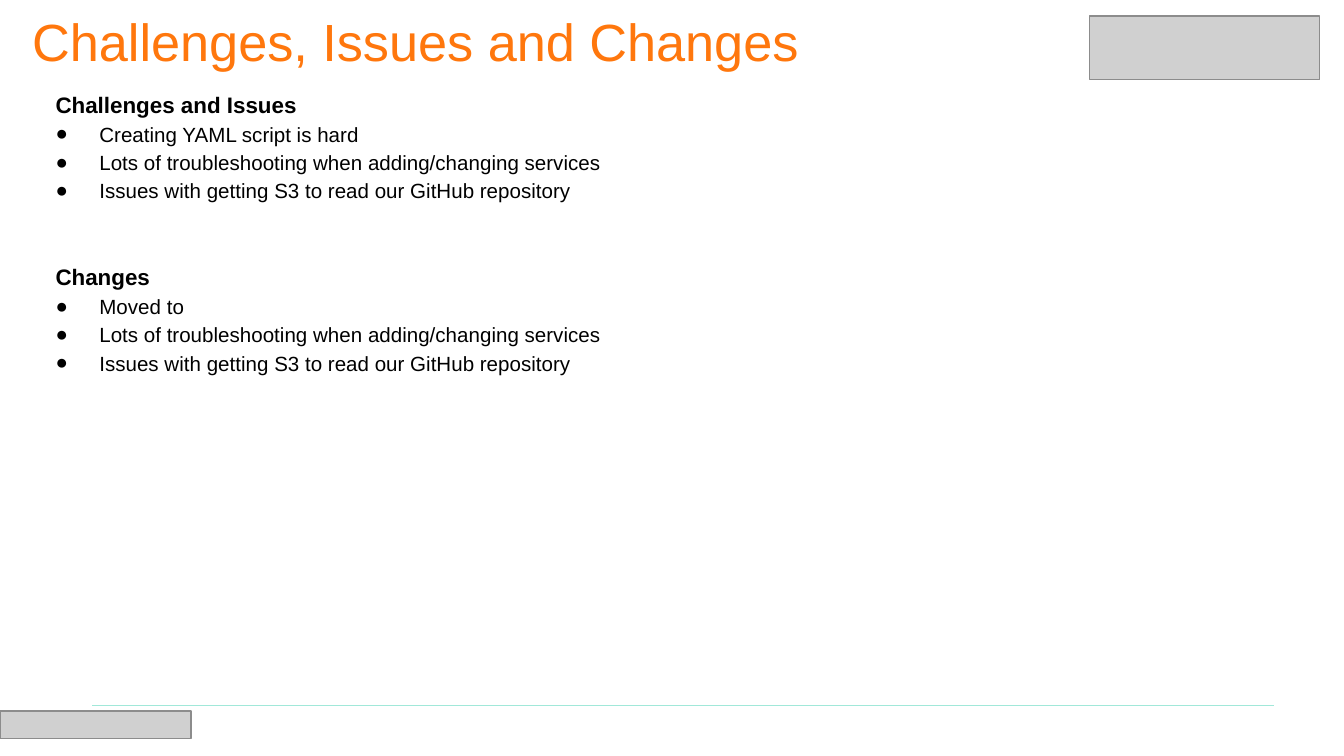
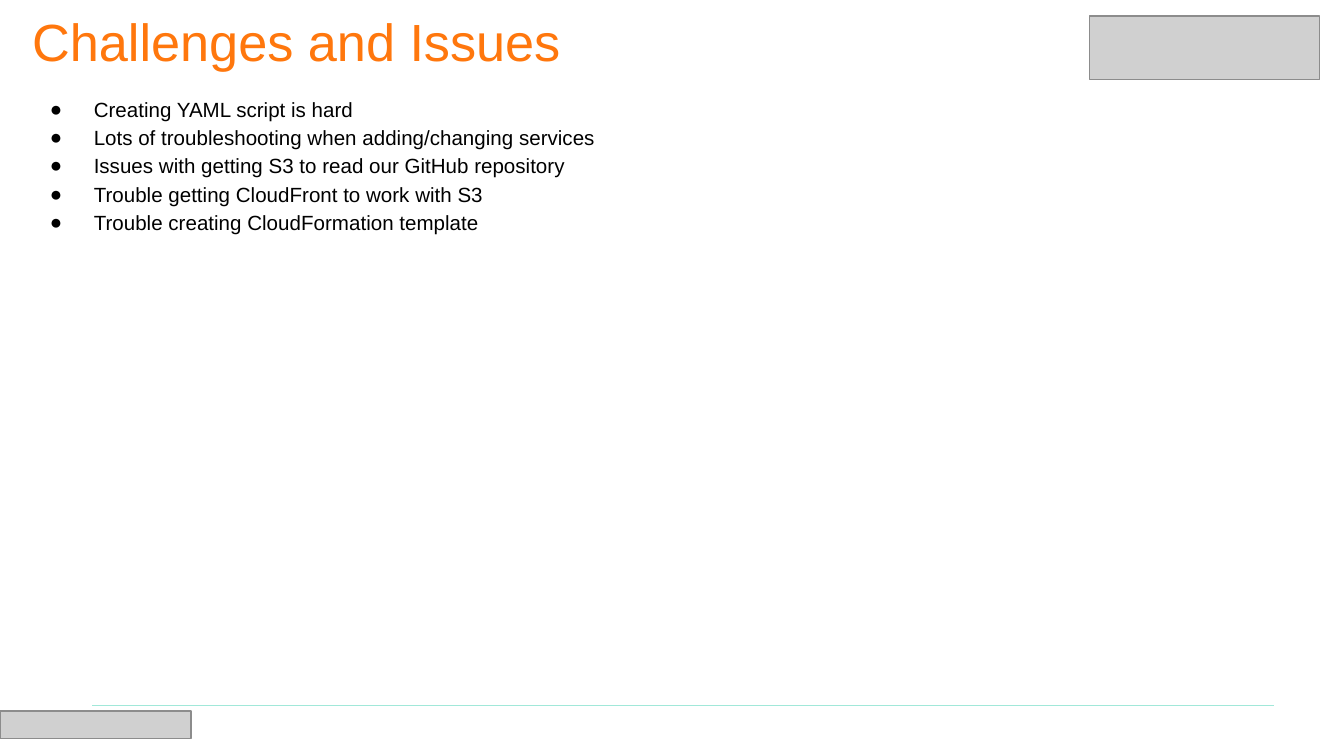
Before and after one commit to Ch3-wy/my-website, a slide deck: slide 9 of Presentation/TE Presentation.pptx. Drawn at 1344x756 pixels with LibreOffice and Linux fonts; fonts in the diff are those of the drawing; grey boxes stand for pictures. Boxes give left, top, right and bottom in pixels: in the first picture for what was removed or moved away, otherwise in the second. Text is boxed around its words. In the diff, an @@ line names an element or a change of style, - is before the commit and + after.

Commit message:
Update TE Presentation.pptx
Updated slides

```diff
--- a/Presentation/TE Presentation.pptx
+++ b/Presentation/TE Presentation.pptx
@@ text at [32,23,561,71]: text changed @@
-Challenges, Issues and Changes
+Challenges and Issues
@@ text at [56,96,297,118]: paragraph removed @@
-Challenges and Issues
@@ text at [94,187,483,235]: text changed @@
-Changes
-● Moved to
-● Lots of troubleshooting when adding/changing services
-● Issues with getting S3 to read our GitHub repository
+● Trouble getting CloudFront to work with S3
+● Trouble creating CloudFormation template
```
Also in this commit, not shown: 7 other slides changed.
